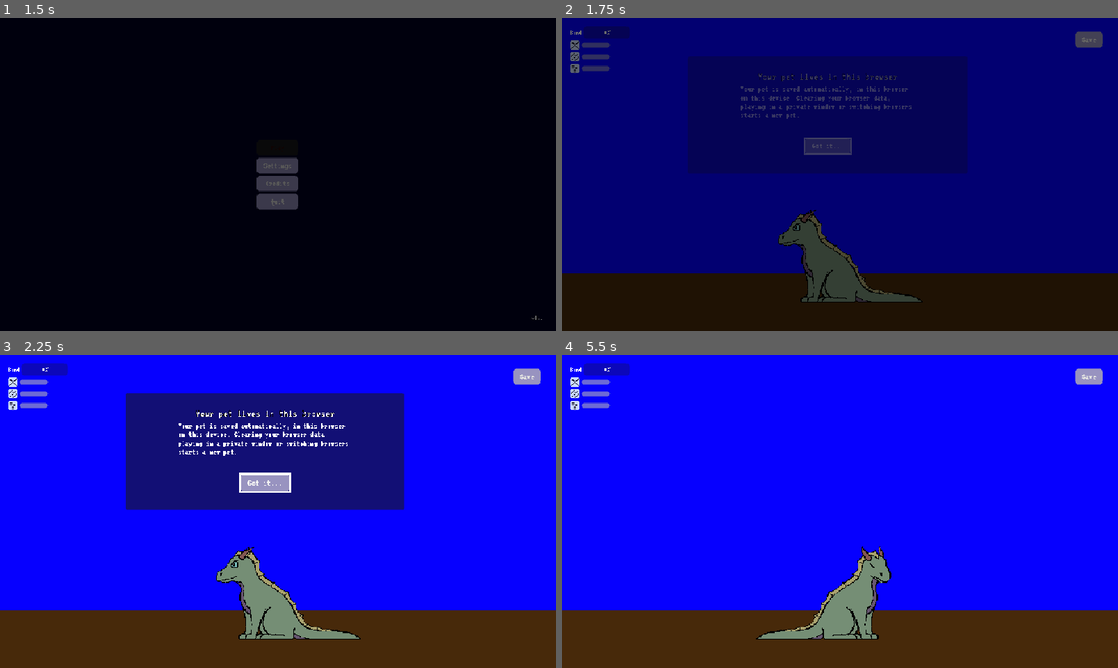
Above: before the commit, frames 1-4 (two rows, left to right).
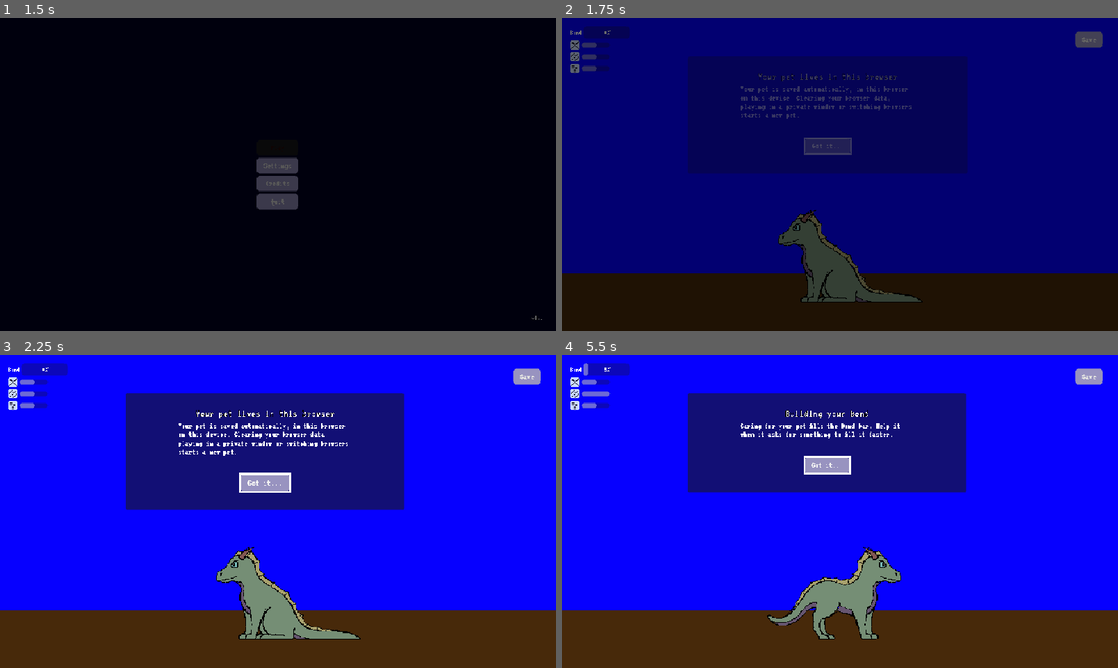
Above: after the commit, the same moments.

Repository: JeremyMarkWilcox/Pet-Game
Game: Godot game, scene res://game/ui/boot.tscn
The game is run twice, just before and just after one commit, with the same random seed, the same clock (stepped at 60 frames per second) and the same inputs. Sound files missing from this copy of the repository are replaced by a short silence.
Inputs (mouse positions are in pixels of both pictures, inside the frame that each line leads up to):
- Up to frame 1 (1.5 s): click "Play" at 0.5 s; click "Play" at 1.25 s
- Up to frame 2 (1.75 s): no input
- Up to frame 3 (2.25 s): tap Enter at 2 s; move the mouse to (400, 495) at 2.02 s; hold Right (ui_right) from 2.03 s (still down); click (400, 495) at 2.17 s
- Up to frame 4 (5.5 s): release Right (ui_right) at 2.75 s; click "Got it..." at 2.75 s; click "Save" at 3.5 s; tap Space at 4.25 s; move the mouse to (840, 605) at 4.27 s; hold Down (ui_down) 4.28-5 s; click (840, 605) at 4.42 s; click "Play" at 5 s

Frame 1 is identical in both runs. In frame 2, less than 0.1% of the frame differs, in the area x 6-9%, y 8-17%; in frame 3, 0.1%; in frame 4, 18%, in the area x 3-73%, y 2-91%.

Commit message:
Needs start a 50%

Diff:
--- a/game/pet/needs/need_data.gd
+++ b/game/pet/needs/need_data.gd
@@ -13,6 +13,7 @@
 @export_range(0.0, 1.0, 0.05) var offline_floor: float = 0.2 ## Never drops below this while closed
 
 @export_group("Behavior")
+@export_range(0.0, 1.0, 0.05) var start_value: float = 0.5 ## Value for a brand-new pet
 @export_range(0.0, 1.0, 0.05) var request_threshold: float = 0.4 ## Below this, the pet asks for it
 @export_range(0.0, 1.0, 0.05) var satisfy_amount: float = 0.5
 @export_range(0.5, 1.0, 0.05) var accept_below: float = 0.9 ## Actions are accepted while the need is below this
--- a/game/pet/needs/needs_system.gd
+++ b/game/pet/needs/needs_system.gd
@@ -21,7 +21,7 @@
 			push_warning("NeedsSystem: a NeedData has no id: %s" % need.resource_path)
 		_needs_by_id[need.id] = need
 		if not _values.has(need.id):
-			_values[need.id] = 1.0
+			_values[need.id] = need.start_value
 	_last_tick = Time.get_unix_time_from_system()
 
 
@@ -83,7 +83,7 @@
 
 func load_save_data(data: Dictionary, seconds_away: float) -> void:
 	for need in needs:
-		var value: float = data.get(String(need.id), 1.0)
+		var value: float = data.get(String(need.id), need.start_value)
 		var offline_loss := need.get_decay_per_second() * need.offline_rate_multiplier * seconds_away
 		var lowest := minf(value, need.offline_floor) # never raise a need that was already below the floor
 		_set_value(need.id, maxf(value - offline_loss, lowest))
